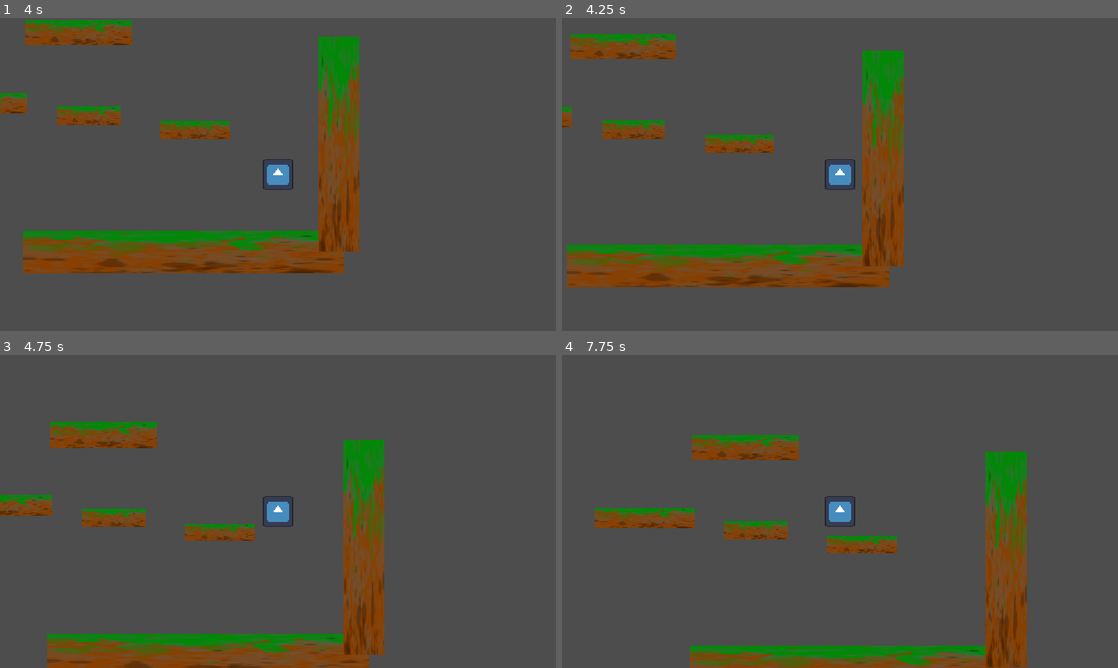
Above: before the commit, frames 1-4 (two rows, left to right).
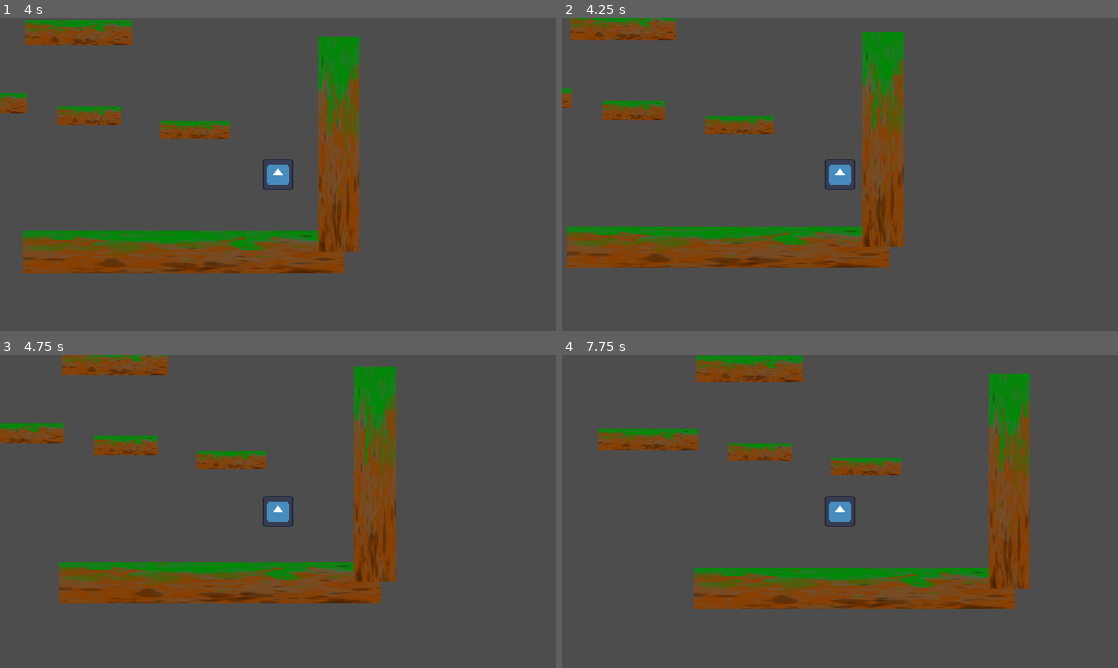
Above: after the commit, the same moments.

Repository: Guyiy1324/Jumpe-r-r-r-r-r-r-r-r
Game: Godot game, scene res://Scenes/map.tscn
Two runs of this game, one before a commit and one after it. Both use one fixed random seed, a clock stepped at 60 frames per second and the inputs below. This scene is started directly instead of the project's main scene. The engine's default icon, where the game draws it, is replaced by a stand-in: a white triangle on a blue panel in a dark square.
Inputs:
- Up to frame 1 (4 s): hold Right (ui_right) 0.53-2.03 s; hold Left (ui_left) 2.03-2.78 s; hold Right (ui_right) from 2.78 s (still down)
- Up to frame 2 (4.25 s): keep holding Right (ui_right)
- Up to frame 3 (4.75 s): release Right (ui_right) at 4.28 s; hold Left (ui_left) from 4.28 s (still down)
- Up to frame 4 (7.75 s): release Left (ui_left) at 5.03 s; hold Right (ui_right) 5.03-5.78 s; hold Left (ui_left) 5.78-7.28 s; hold Right (ui_right) from 7.28 s (still down)

Frame 1 is identical in both runs. In frame 2, 18% of the frame differs, in the area x 0-62%, y 0-86%; in frame 3, 26%, in the area x 0-72%, y 0-100%; in frame 4, 24%.

Commit message:
yo

Diff:
--- a/jump-e-r/Scenes/player.tscn
+++ b/jump-e-r/Scenes/player.tscn
@@ -14,7 +14,7 @@
 slide_on_ceiling = false
 floor_stop_on_slope = false
 floor_block_on_wall = false
-floor_max_angle = 1.5707964
+floor_max_angle = 1.553343
 script = ExtResource("1_cvnsp")
 
 [node name="CollisionShape2D" type="CollisionShape2D" parent="Area2D/CharacterBody2D"]
Not shown, changed: jump-e-r/Assets/Backgrounds/icon.png.import
